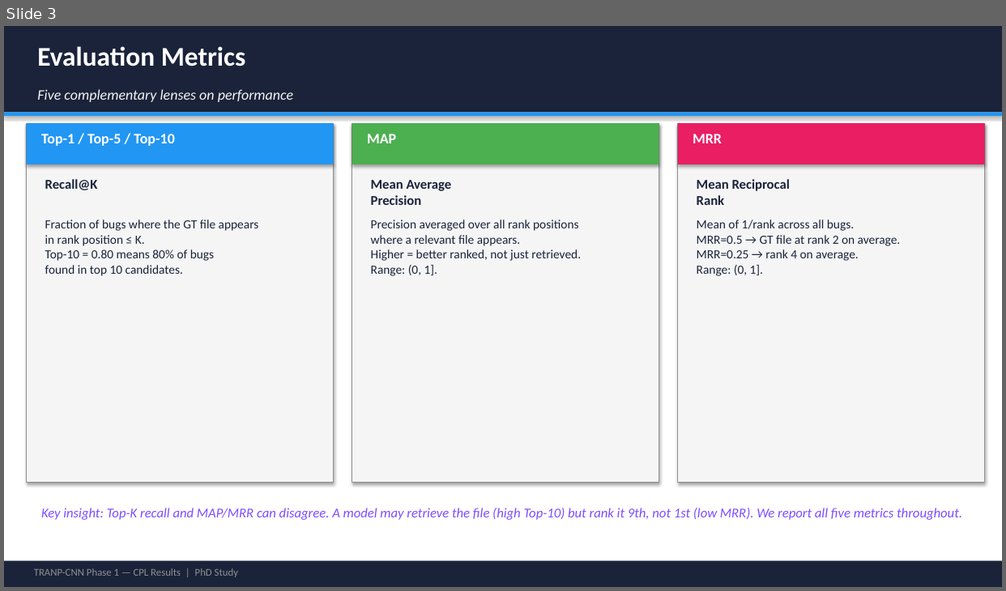
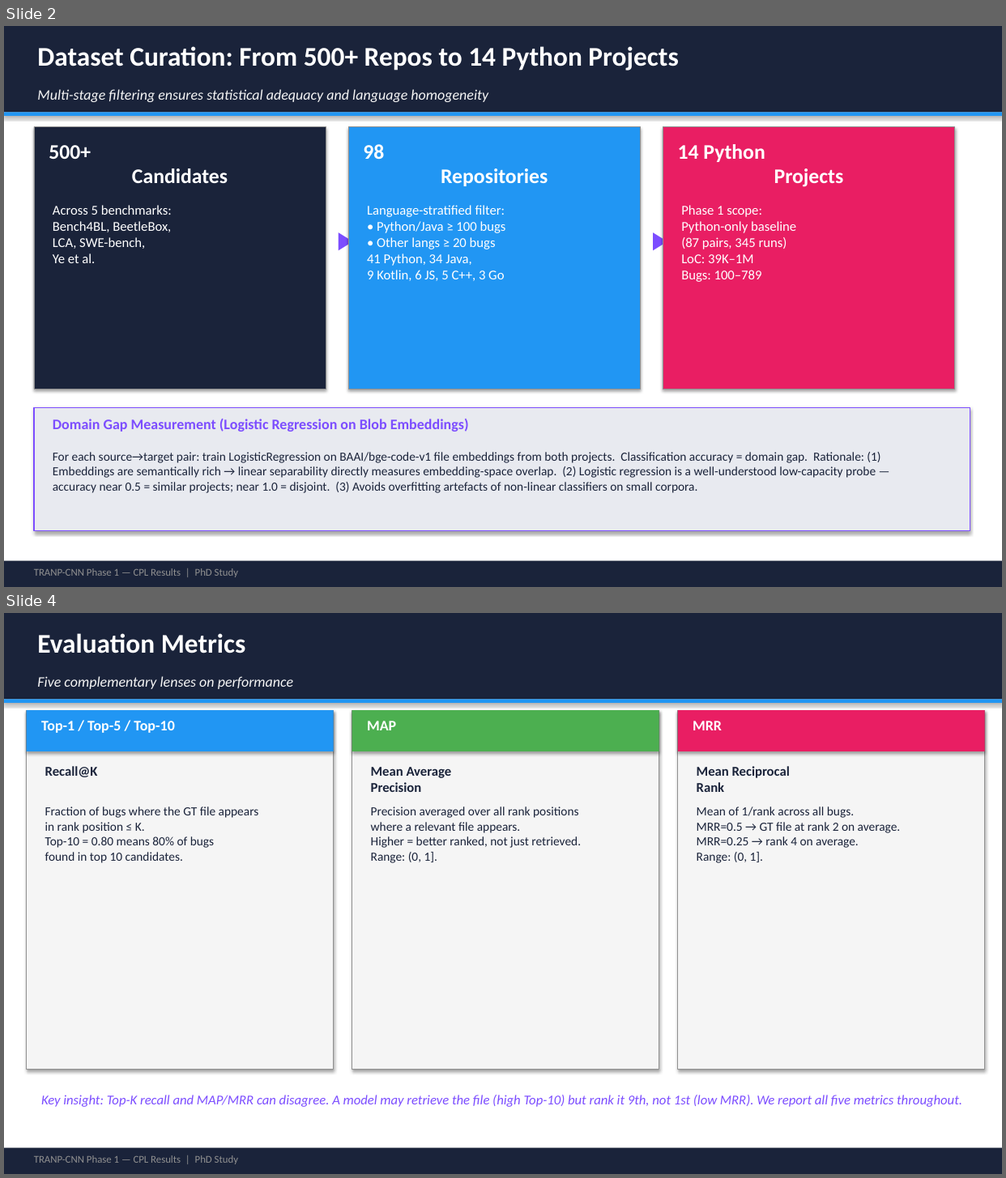
Before and after one commit to eashaan-rao/CPL_framework_bug_localization, a slide deck: results/presentation/CPL_Phase1_Results.pptx. Shown one above the other, each under a label of ours: slide 3 before the commit, slides 2 and 4 after it; the slides between them are not shown. The pictures are 1006x591 and 1006x1178 pixels, drawn with LibreOffice and Linux fonts; fonts in the diff are those of the drawing. Boxes give left, top, right and bottom in pixels: in the first picture for what was removed or moved away, otherwise in the second. Text is boxed around its words. In the diff, an @@ line names an element or a change of style, - is before the commit and + after.

```diff
--- a/results/presentation/CPL_Phase1_Results.pptx
+++ b/results/presentation/CPL_Phase1_Results.pptx
@@ slide 2 added at [4, 26, 1002, 587], background #FFFFFF @@
@@ rectangle added at [4, 26, 1002, 112], fill #1A233A @@
@@ text added at [37, 46, 678, 71], 26 pt, text #FFFFFF, bold @@
+Dataset Curation: From 500+ Repos to 14 Python Projects
@@ text added at [37, 89, 488, 102], 14 pt, text #F5F5F5, italic @@
+Multi-stage filtering ensures statistical adequacy and language homogeneity
@@ rectangle added at [4, 112, 1002, 116], fill #2196F3 @@
@@ rectangle added at [34, 127, 326, 389], fill #1A233A, outline #909090 0.5 pt @@
@@ text added at [49, 145, 228, 183], 20 pt, text #FFFFFF, bold @@
+500+
+Candidates
@@ rectangle added at [348, 127, 641, 389], fill #2196F3, outline #909090 0.5 pt @@
@@ text added at [363, 144, 548, 186], 20 pt, text #FFFFFF, bold @@
+98
+Repositories
@@ rectangle added at [663, 127, 955, 389], fill #E91E63, outline #909090 0.5 pt @@
@@ text added at [678, 144, 844, 187], 20 pt, text #FFFFFF, bold @@
+14 Python
+Projects
@@ text added at [53, 205, 172, 263], 13 pt, text #FFFFFF @@
+Across 5 benchmarks:
+Bench4BL, BeetleBox,
+LCA, SWE-bench,
+Ye et al.
@@ text added at [367, 205, 506, 281], 13 pt, text #FFFFFF @@
+Language-stratified filter:
+• Python/Java ≥ 100 bugs
+• Other langs ≥ 20 bugs
+41 Python, 34 Java,
+9 Kotlin, 6 JS, 5 C++, 3 Go
@@ text added at [681, 205, 796, 282], 13 pt, text #FFFFFF @@
+Phase 1 scope:
+Python-only baseline
+(87 pairs, 345 runs)
+LoC: 39K–1M
+Bugs: 100–789
@@ text added at [330, 220, 356, 258], 24 pt, text #7C4DFF, bold @@
+▶
@@ text added at [644, 220, 671, 258], 24 pt, text #7C4DFF, bold @@
+▶
@@ rectangle added at [34, 408, 970, 531], fill #E8EAF0, outline #7C4DFF 1 pt @@
@@ text added at [53, 419, 469, 432], 14 pt, text #7C4DFF, bold @@
+Domain Gap Measurement (Logistic Regression on Blob Embeddings)
@@ text added at [53, 452, 880, 493], 12 pt, text #1A233A @@
+For each source→target pair: train LogisticRegression on BAAI/bge-code-v1 file embeddings from both projects. Classification accuracy = domain gap. Rationale: (1) Embeddings are semantically rich → linear separability directly measures embedding-space overlap. (2) Logistic regression is a well-understood low-capacity probe — accuracy near 0.5 = similar projects; near 1.0 = disjoint. (3) Avoids overfitting artefacts of non-linear classifiers on small corpora.
@@ rectangle added at [4, 561, 1002, 587], fill #1A233A @@
@@ text added at [34, 569, 238, 578], 10 pt, text #909090 @@
+TRANP-CNN Phase 1 — CPL Results | PhD Study
@@ what was slide 3 is now slide 4 @@
```
Also in this commit, not shown: 11 slides changed, 2 other files.
